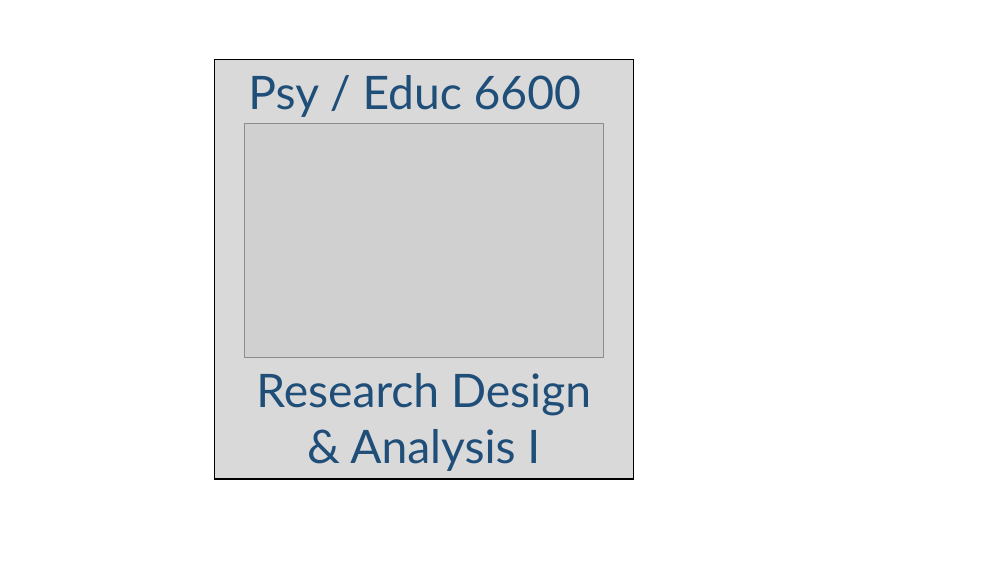
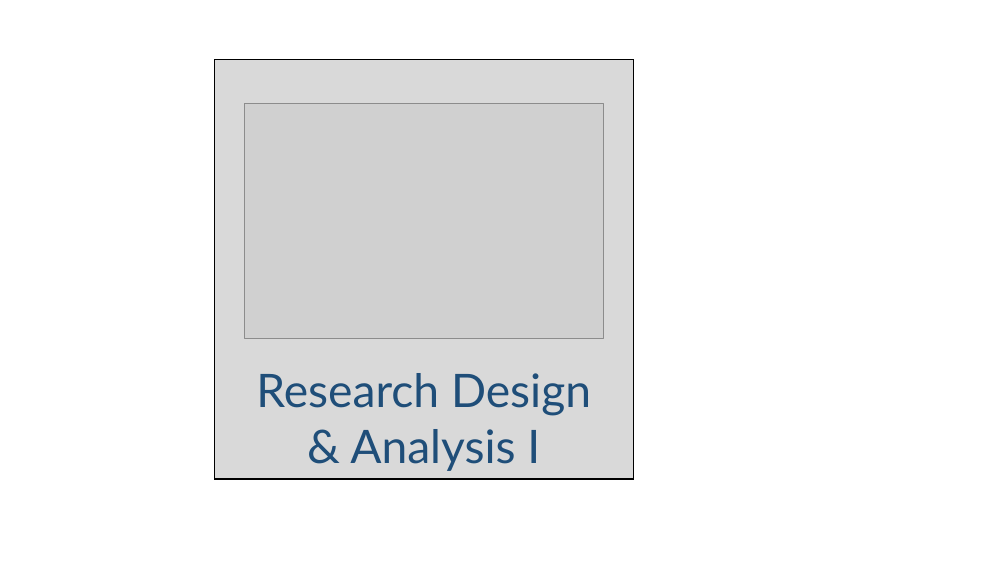
Before and after one commit to SarBearSchwartz/SarBearSchwartz.github.io, a slide deck: slide 2 of static/img/headers_square_icons.pptx. Drawn at 1008x567 pixels with LibreOffice and Linux fonts; fonts in the diff are those of the drawing; grey boxes stand for pictures. Boxes give left, top, right and bottom in pixels: in the first picture for what was removed or moved away, otherwise in the second. Text is boxed around its words. In the diff, an @@ line names an element or a change of style, - is before the commit and + after.

```diff
--- a/static/img/headers_square_icons.pptx
+++ b/static/img/headers_square_icons.pptx
@@ text removed at (248, 75, 581, 117) @@
-Psy / Educ 6600
@@ picture: place and size @@
-picture at (245, 123, 603, 358)
+picture at (245, 103, 603, 338)
```
Also in this commit, not shown: 1 slide added, 1 slide removed, 10 other files.
